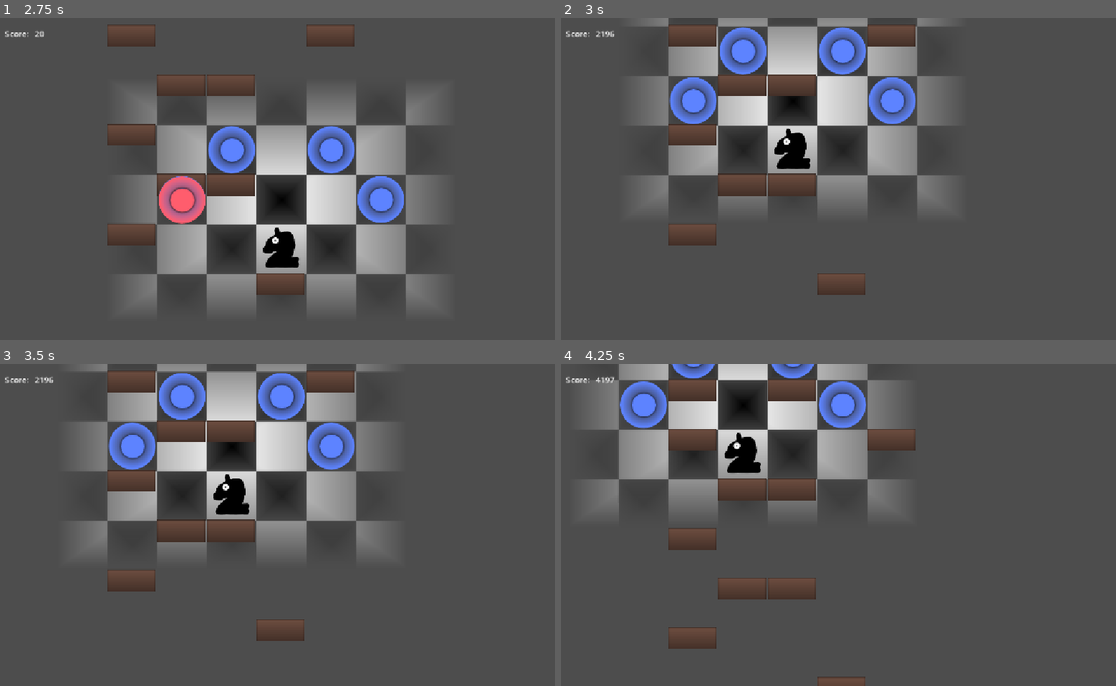
Above: before the commit, frames 1-4 (two rows, left to right).
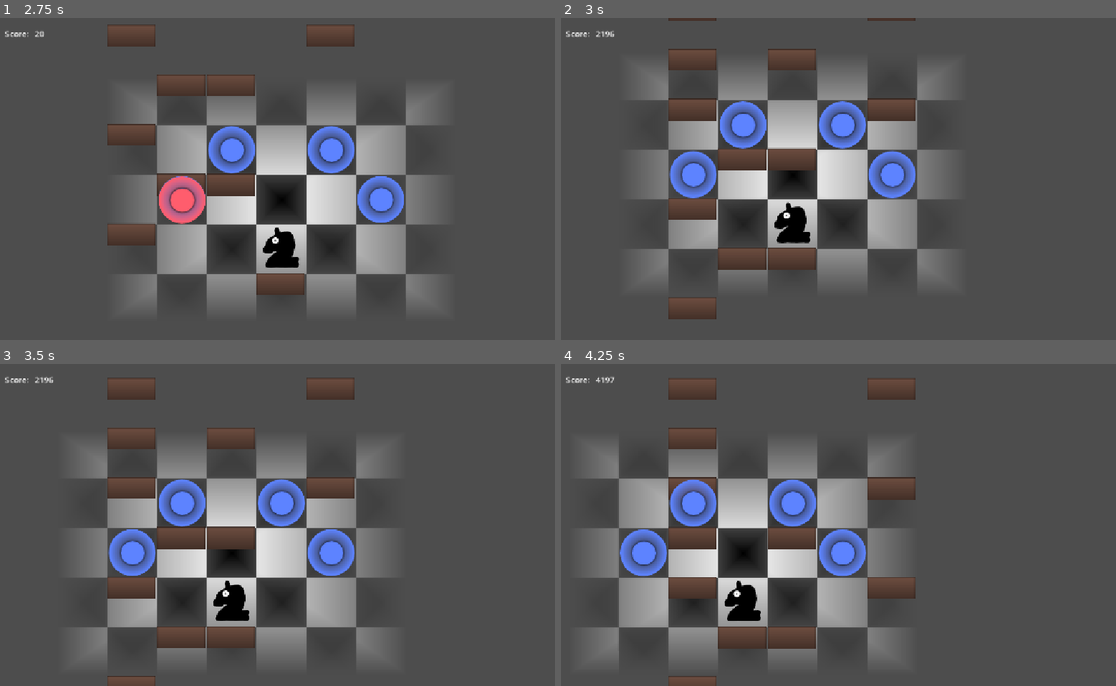
Above: after the commit, the same moments.

Repository: TheDartFrog/HorseFall
Game: Godot game, scene res://Scenes/mainMenu.tscn
Two runs of this game, one before a commit and one after it. Both use one fixed random seed, a clock stepped at 60 frames per second and the inputs below.
Inputs (mouse positions are in pixels of both pictures, inside the frame that each line leads up to; where the layout moved, square brackets give the same spot in the first picture):
- Up to frame 1 (2.75 s): click "PLAY!" at 0.5 s; click (183, 198) at 1.25 s; click (183, 198) at 2 s
- Up to frame 2 (3 s): click (794, 150) at 2.75 s
- Up to frame 3 (3.5 s): no input
- Up to frame 4 (4.25 s): click (744, 502) [744, 396] at 3.5 s

Frame 1 is identical in both runs. In frame 2, 33% of the frame differs, in the area x 13-71%, y 0-94%; in frame 3, 31%; in frame 4, 40%, in the area x 4-64%, y 0-100%.

Commit message:
Update camera_controller.gd

Diff:
--- a/Scripts/camera_controller.gd
+++ b/Scripts/camera_controller.gd
@@ -24,10 +24,10 @@
 	highestCameraHeight = self.global_position.y*-1
 
 func moveCam():
-	if playerRef.global_position.y*-1> highestCameraHeight+300:
+	if playerRef.global_position.y*-1> highestCameraHeight+100:
 		#print("pos ", playerRef.global_position.y*-1)
 		#print("camheigh ", highestCameraHeight)
-		self.global_position.y = playerRef.global_position.y+300
+		self.global_position.y = playerRef.global_position.y+00
 
 	else:
 		self.global_position.y = self.global_position.y-currentCameraSpeed
